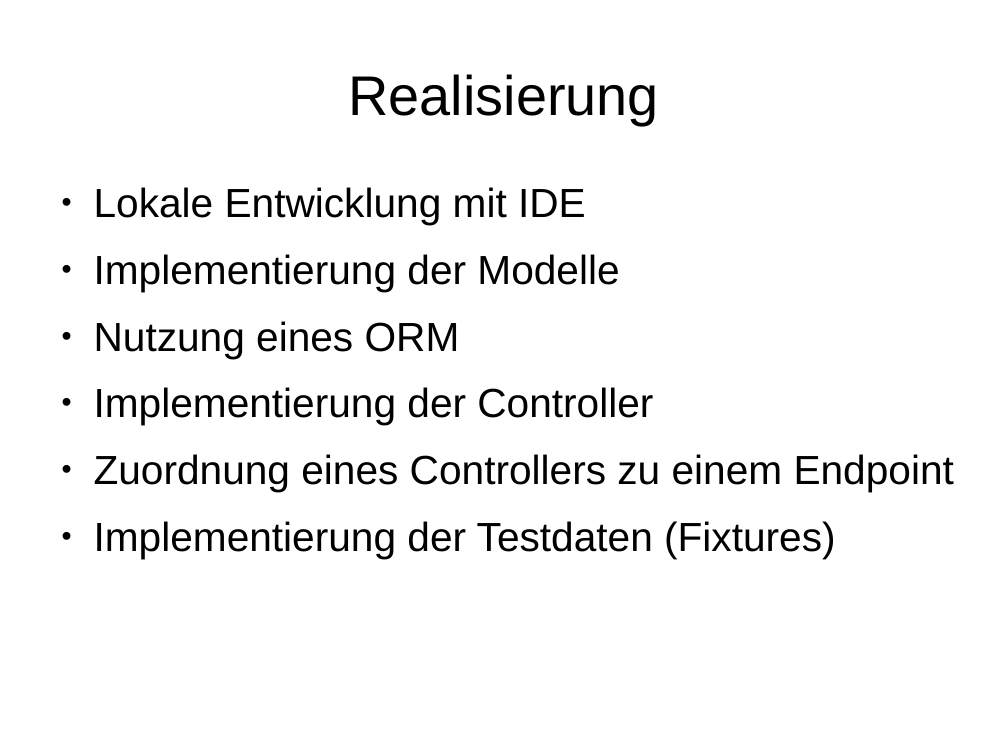
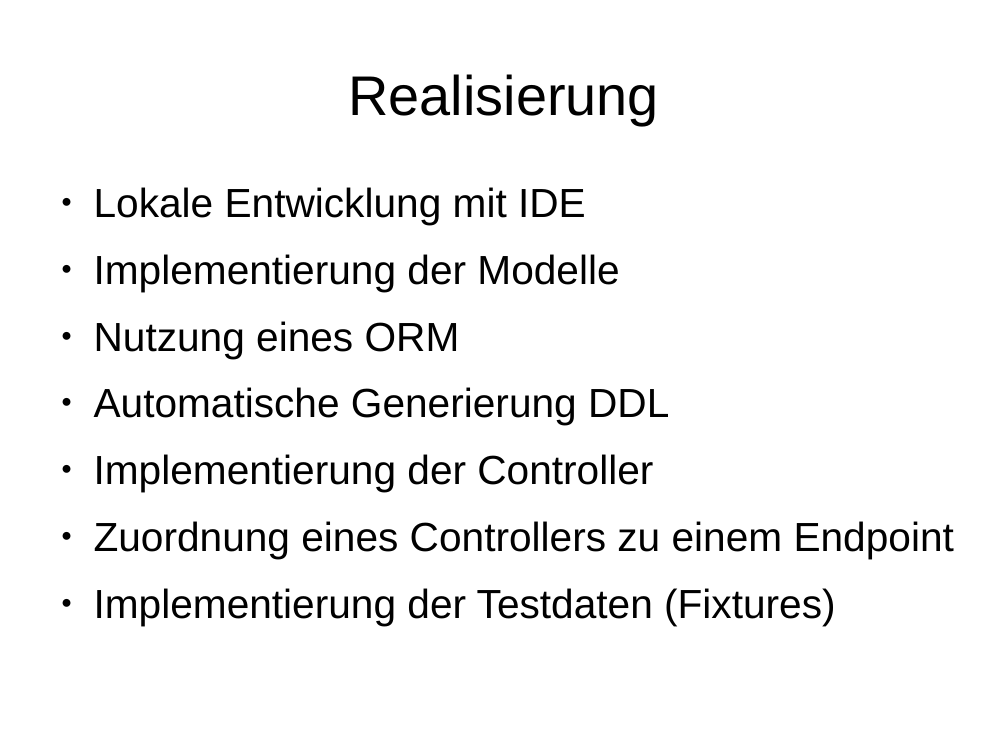
Before and after one commit to janhelmle/weiterbildung_fachinformatiker_ihk_projektantrag, a slide deck: slide 11 of praesentation/presentation_v1.odp. Drawn at 1008x756 pixels with LibreOffice and Linux fonts; fonts in the diff are those of the drawing. Boxes give left, top, right and bottom in pixels: in the first picture for what was removed or moved away, otherwise in the second. Text is boxed around its words. In the diff, an @@ line names an element or a change of style, - is before the commit and + after.

```diff
--- a/praesentation/presentation_v1.odp
+++ b/praesentation/presentation_v1.odp
@@ text at [94,387,669,425]: paragraph added @@
+● Automatische Generierung DDL
```
Also in this commit, not shown: 1 other slide changed.
